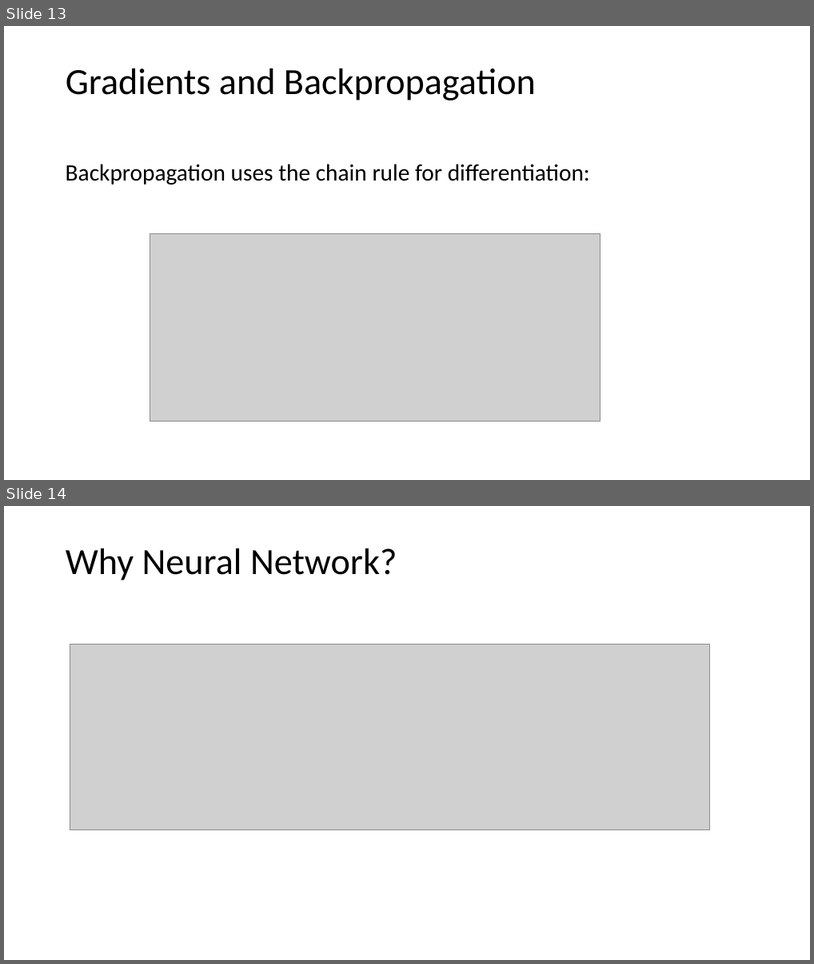
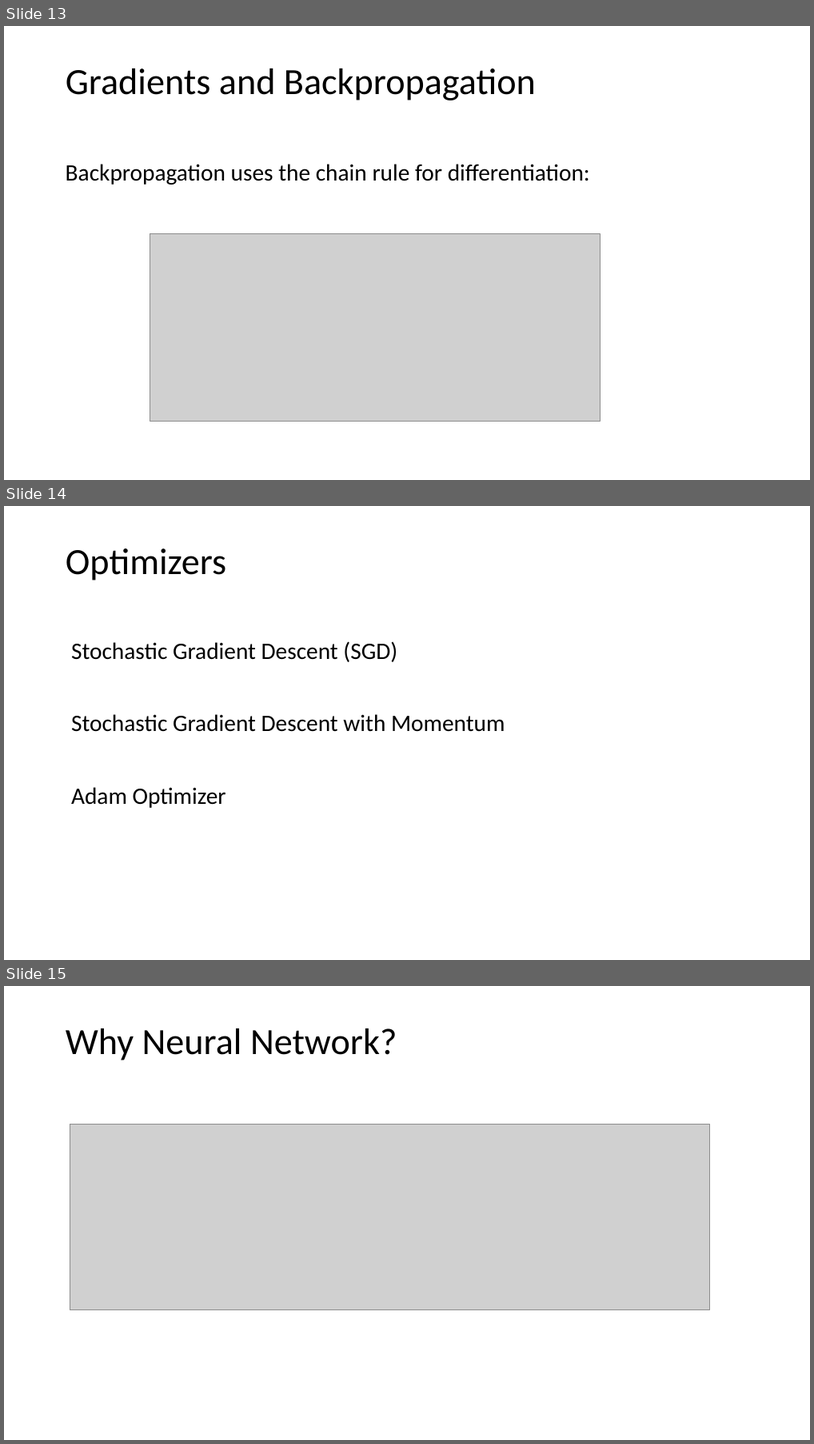
Before and after one commit to tianzheng4/tianzheng4.github.io, a slide deck: _umkc-teaching/slides/Lecture11.pptx. Shown one above the other, each under a label of ours: slides 13 and 14 before the commit, slides 13, 14 and 15 after it. The pictures are 814x964 and 814x1444 pixels, drawn with LibreOffice and Linux fonts; fonts in the diff are those of the drawing; grey boxes stand for pictures. Boxes give left, top, right and bottom in pixels: in the first picture for what was removed or moved away, otherwise in the second. Text is boxed around its words. In the diff, an @@ line names an element or a change of style, - is before the commit and + after.

```diff
--- a/_umkc-teaching/slides/Lecture11.pptx
+++ b/_umkc-teaching/slides/Lecture11.pptx
@@ slide 14 added at [4, 506, 810, 960], background #FFFFFF @@
@@ title added at [66, 548, 226, 580], 44 pt, text #000000 @@
+Optimizers
@@ text added at [71, 641, 398, 662], 28 pt, text #000000 @@
+Stochastic Gradient Descent (SGD)
@@ text added at [71, 714, 506, 732], 28 pt, text #000000 @@
+Stochastic Gradient Descent with Momentum
@@ text added at [71, 787, 226, 808], 28 pt, text #000000 @@
+Adam Optimizer
@@ what was slide 14 is now slide 15 @@
```
Also in this commit, not shown: 6 other slides added, 1 slide removed, 6 other files.
